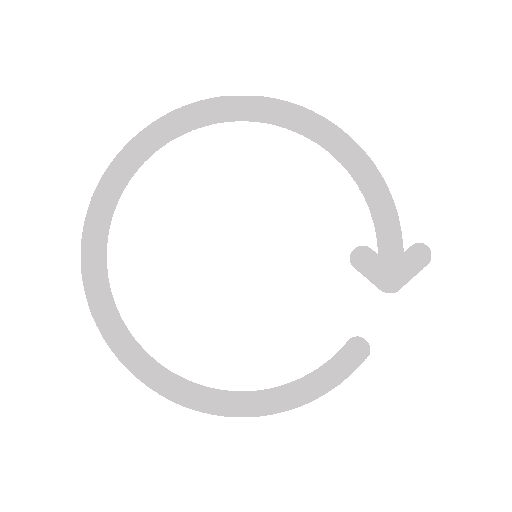
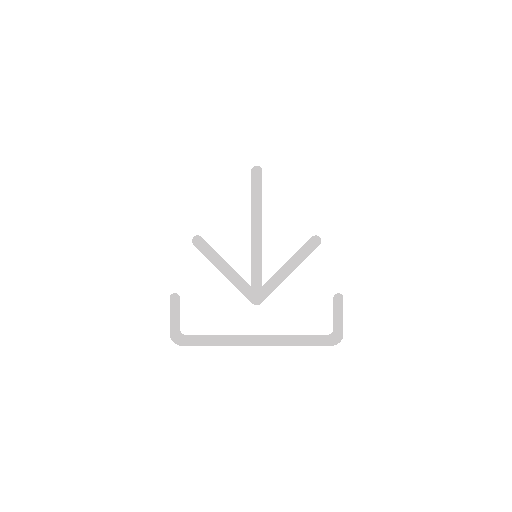
Layers edited between the first and the second 512×512 image:
added group "下载" with 3 layers above "旋转" over 81, 96, 431, 417
added layer "pressed-30%" in group "下载" over 170, 166, 343, 346
added layer "normal-30%" in group "下载" over 170, 166, 343, 346
hid group "旋转" (2 layers) over 81, 96, 431, 417
